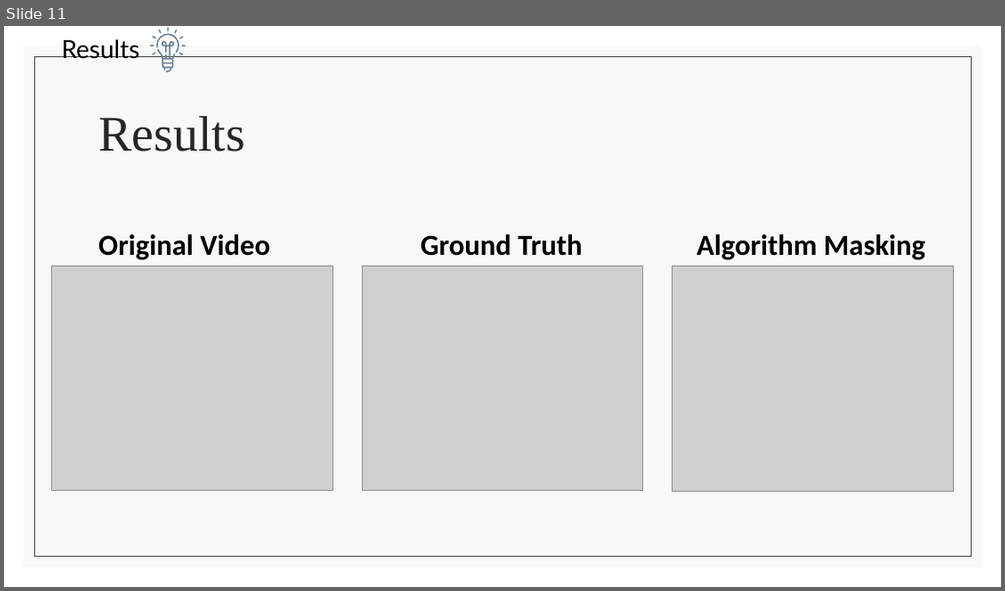
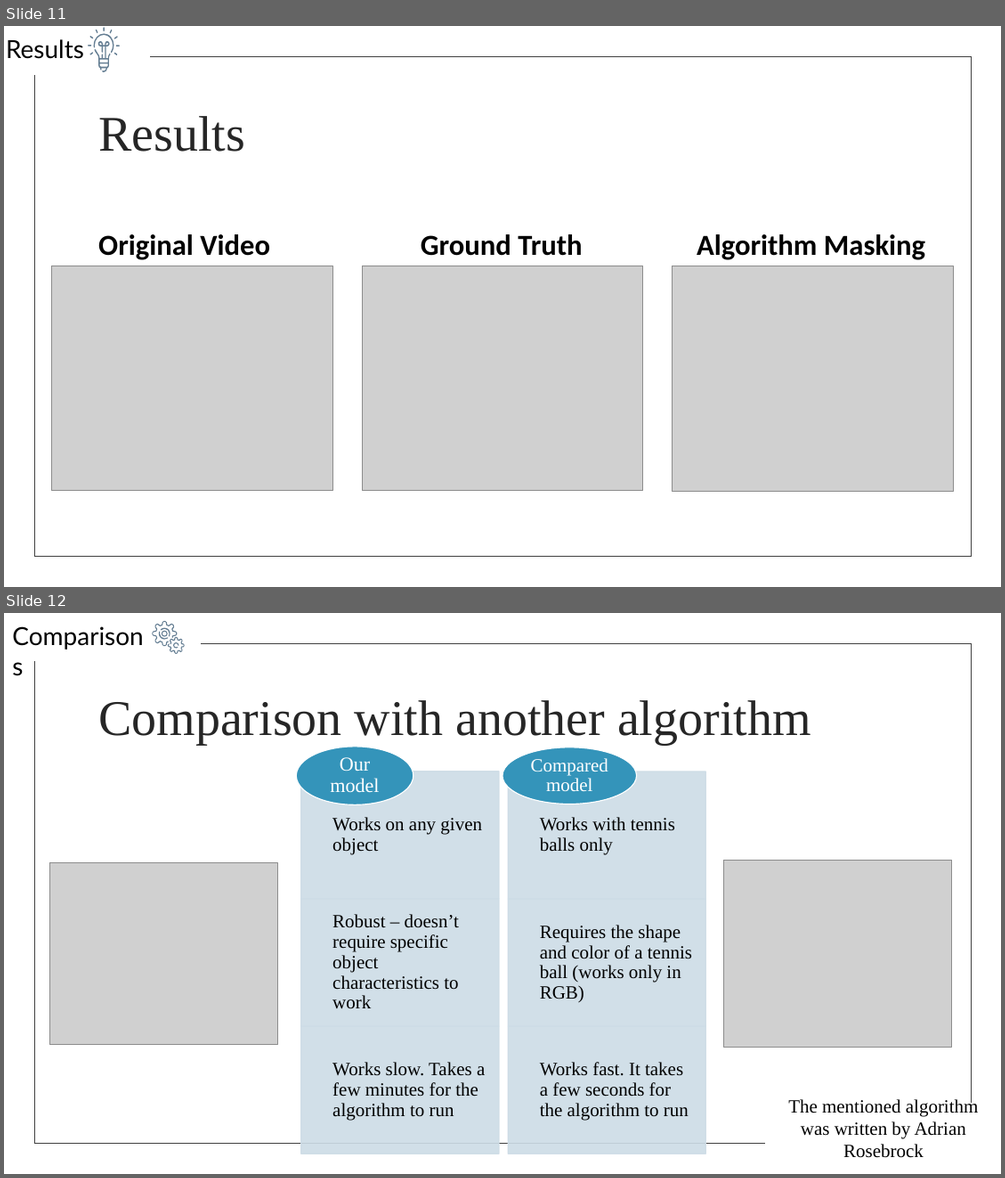
Before and after one commit to liordvir/AOTV, a slide deck: updated_presentation.pptx. Shown one above the other, each under a label of ours: slide 11 before the commit, slides 11 and 12 after it. The pictures are 1005x591 and 1005x1178 pixels, drawn with LibreOffice and Linux fonts; fonts in the diff are those of the drawing; grey boxes stand for pictures. Boxes give left, top, right and bottom in pixels: in the first picture for what was removed or moved away, otherwise in the second. Text is boxed around its words. In the diff, an @@ line names an element or a change of style, - is before the commit and + after.

```diff
--- a/updated_presentation.pptx
+++ b/updated_presentation.pptx
@@ slide 12 added at <box>4,613,1001,1174</box>, background #FFFFFF; not listed: 1 template element that a slide beside it also shows @@
@@ rectangle added at <box>4,614,128,661</box>, fill #FFFFFF, outline #FFFFFF 1 pt @@
@@ text added at <box>5,613,160,653</box>, 24 pt, text #000000 @@
+Comparisons
@@ rectangle added at <box>45,614,200,653</box>, fill #FFFFFF, outline #FFFFFF 1 pt @@
@@ group added at <box>152,621,184,654</box>: 6 freeform shapes @@
@@ title added at <box>98,700,810,745</box>, 48 pt, text #262626 @@
+Comparison with another algorithm
@@ group added at <box>297,747,499,1153</box>: 4 texts, 3 rectangles, 1 ellipse @@
+Works on any given object
+Robust – doesn’t require specific object characteristics to work
+Works slow. Takes a few minutes for the algorithm to run
+Our model
@@ group added at <box>502,747,705,1153</box>: 4 texts, 3 rectangles, 1 ellipse @@
+Works with tennis balls only
+Requires the shape and color of a tennis ball (works only in RGB)
+Works fast. It takes a few seconds for the algorithm to run
+Compared model
@@ picture added at <box>49,863,277,1046</box> @@
@@ picture added at <box>724,860,952,1047</box> @@
@@ rectangle added at <box>766,1103,1001,1174</box>, fill #FFFFFF, outline #FFFFFF 1 pt, 18 pt, text #000000 @@
+The mentioned algorithm was written by Adrian Rosebrock
@@ slide 11 changed as well @@
@@ text "Results": place and size @@
-text "Results" at <box>62,39,140,59</box>
+text "Results" at <box>6,39,84,59</box>
@@ rectangle added at <box>4,28,150,75</box>, fill #FFFFFF, outline #FFFFFF 1 pt @@
@@ rectangle removed at <box>24,46,982,567</box> @@
@@ 7 freeform shapes: place and size @@
-7 freeform shapes at <box>150,27,179,72</box>
+7 freeform shapes at <box>88,27,114,72</box>
@@ 4 freeform shapes: place and size @@
-4 freeform shapes at <box>174,30,186,55</box>
+4 freeform shapes at <box>109,30,120,55</box>
```
Also in this commit, not shown: 11 other slides changed, 1 slide removed, 1 other file.
